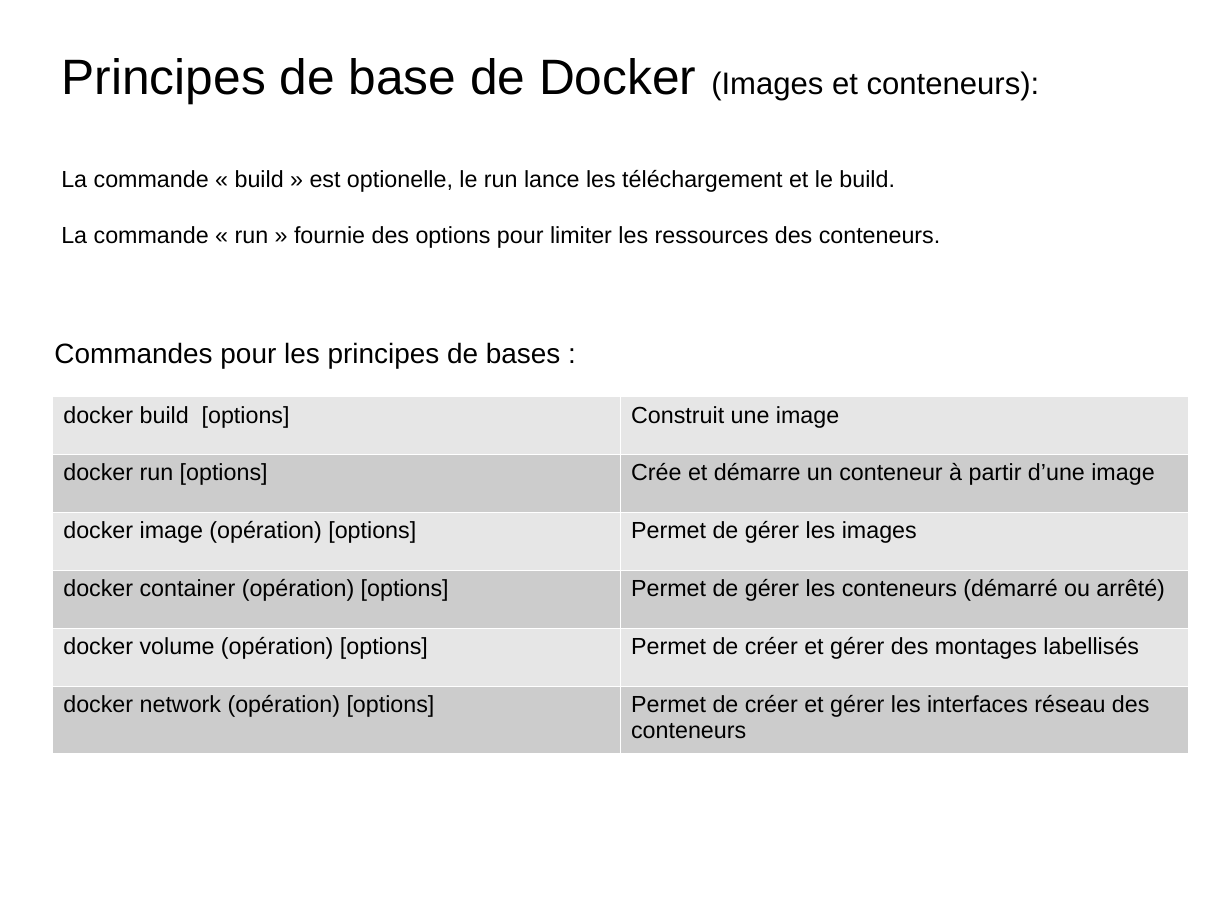
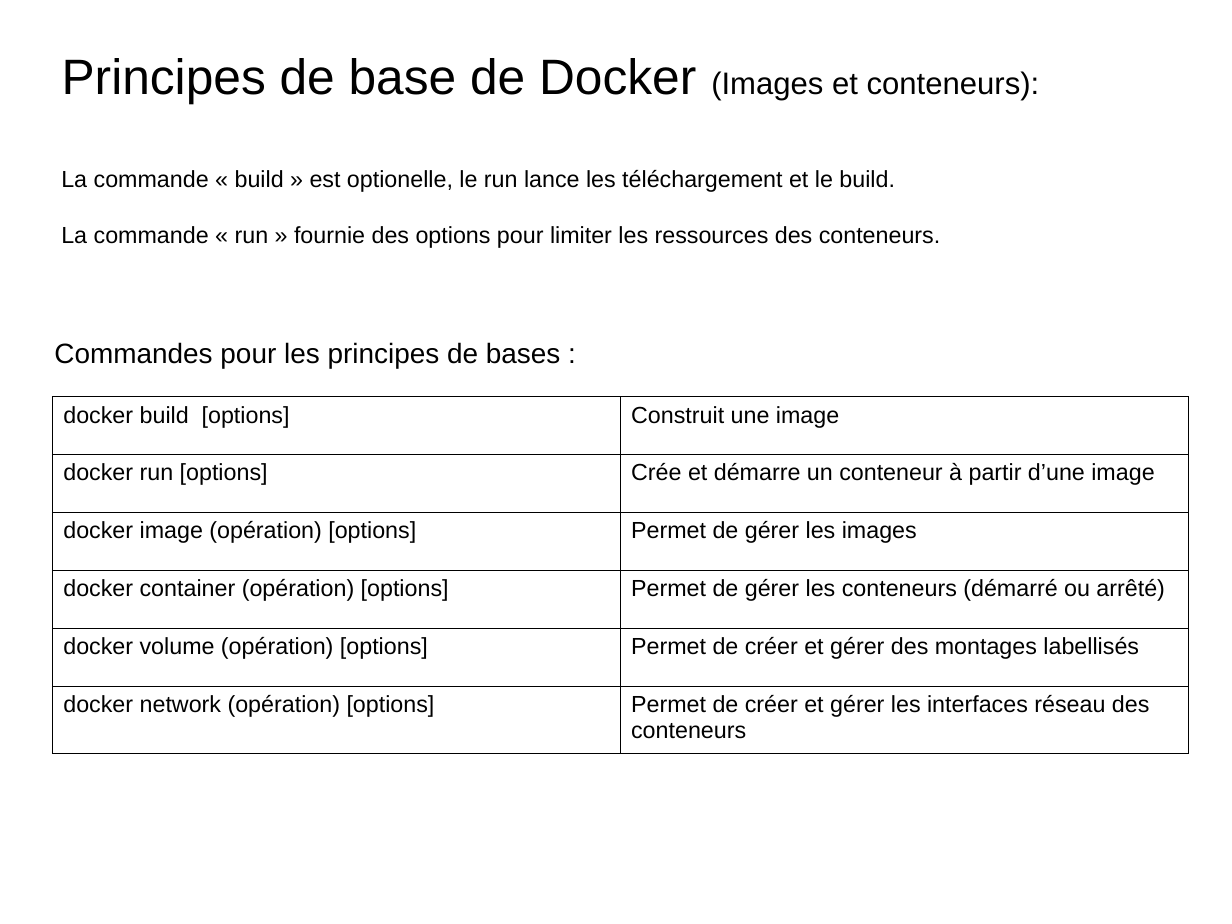
Before and after one commit to charleshuber/4t, a slide deck: slide 9 of presentation_smb215.odp. Drawn at 1232x924 pixels with LibreOffice and Linux fonts; fonts in the diff are those of the drawing. Boxes give left, top, right and bottom in pixels: in the first picture for what was removed or moved away, otherwise in the second. Text is boxed around its words. In the diff, an @@ line names an element or a change of style, - is before the commit and + after.

Commit message:
presentation

```diff
--- a/presentation_smb215.odp
+++ b/presentation_smb215.odp
@@ table at box(53, 397, 1188, 750) @@
@@ fill #E6E6E6 to none in 6 cells @@
@@ fill #CCCCCC to none in 6 cells @@
@@ borders changed @@
```
Also in this commit, not shown: 2 slides added, 3 slides removed, 1 other file.
